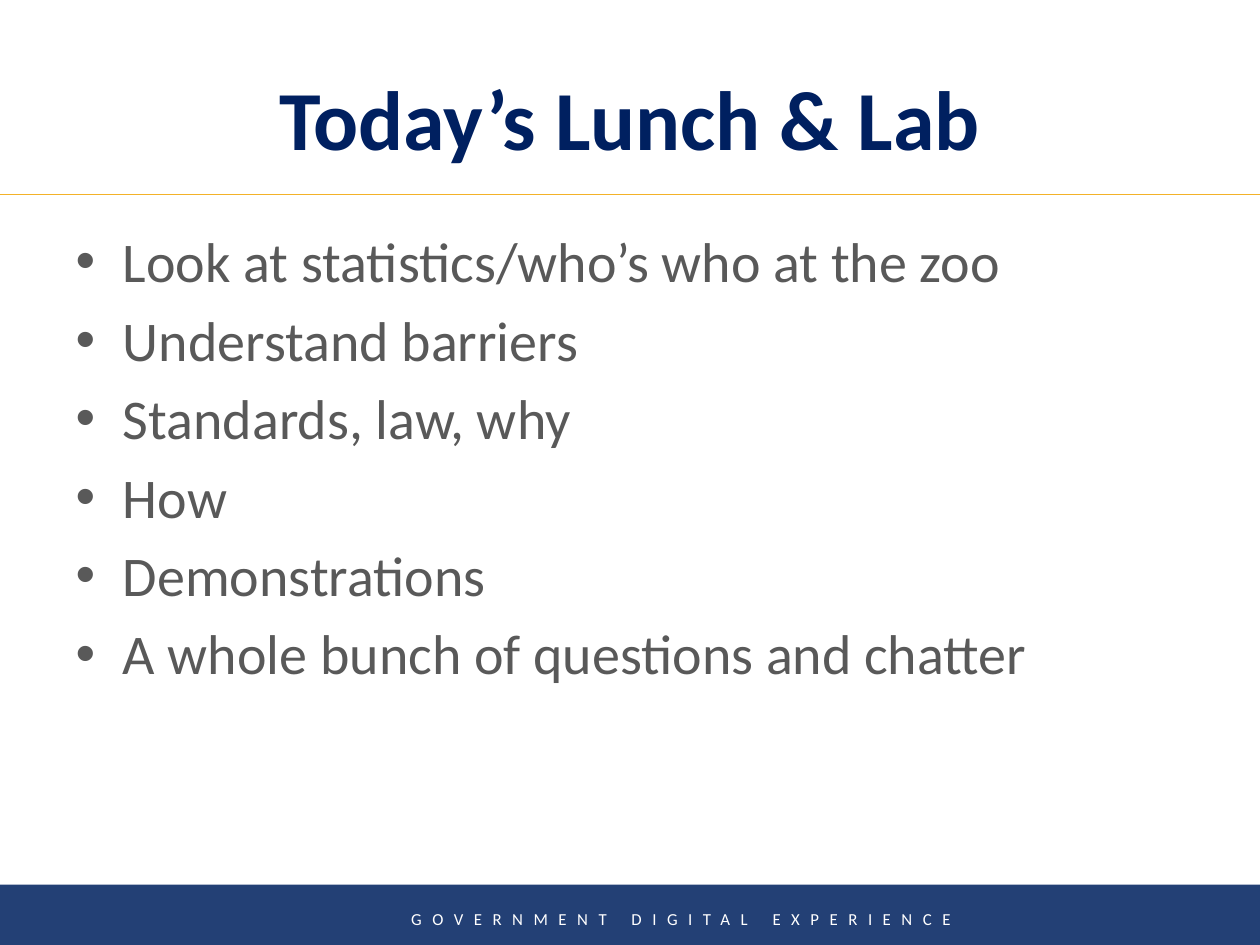
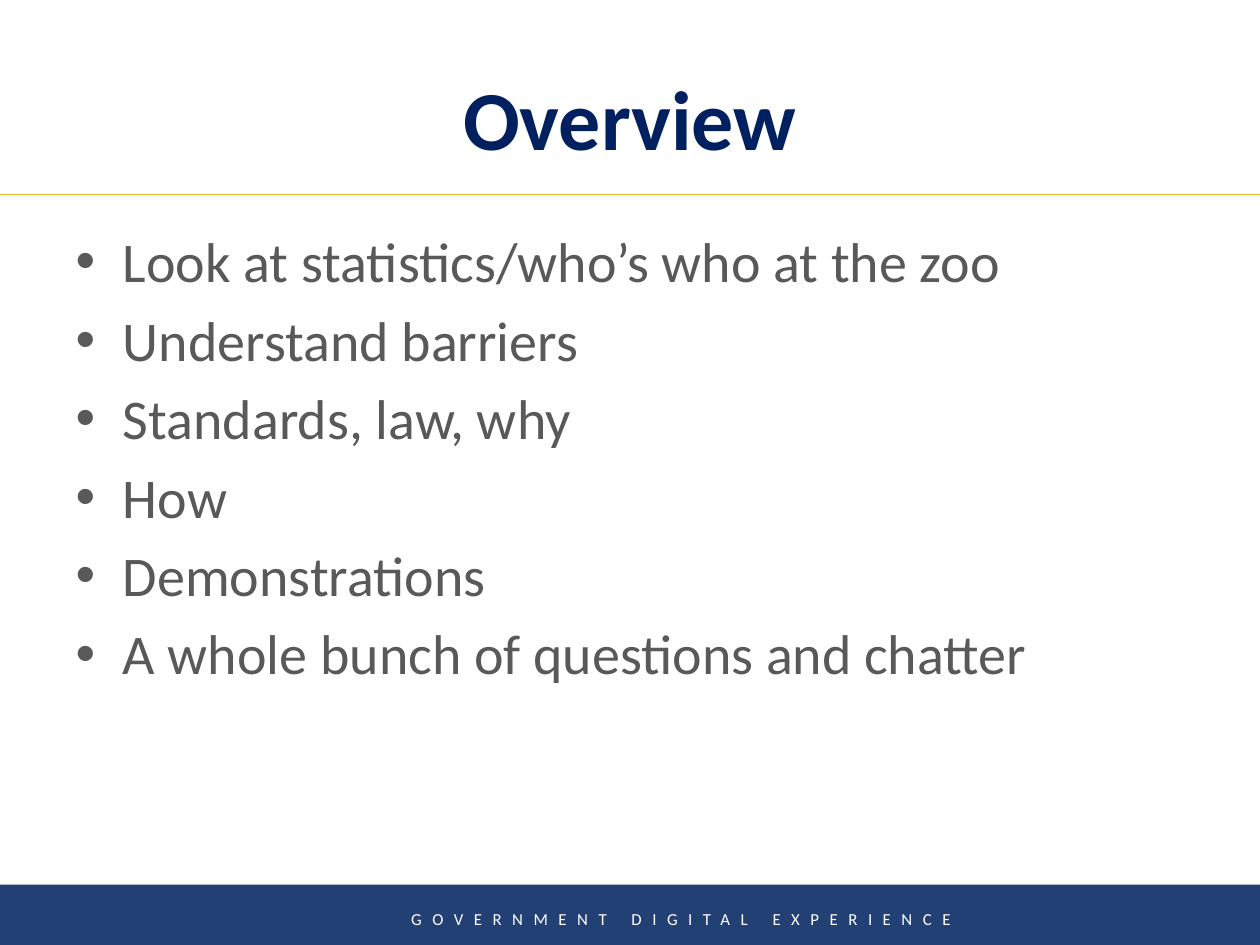
Before and after one commit to Gavin-McLeod/Accessibility-presentation, a slide deck: slide 2 of Digital Product Innovation in the Public Service-TRAN.pptx. Drawn at 1260x945 pixels with LibreOffice and Linux fonts; fonts in the diff are those of the drawing; background and template pictures are left out. Boxes give left, top, right and bottom in pixels: in the first picture for what was removed or moved away, otherwise in the second. Text is boxed around its words. In the diff, an @@ line names an element or a change of style, - is before the commit and + after.

```diff
--- a/Digital Product Innovation in the Public Service-TRAN.pptx
+++ b/Digital Product Innovation in the Public Service-TRAN.pptx
@@ title at (x1=463, y1=91, x2=796, y2=151): text changed @@
-Today’s Lunch & Lab
+Overview
```
Also in this commit, not shown: 3 other slides changed.
